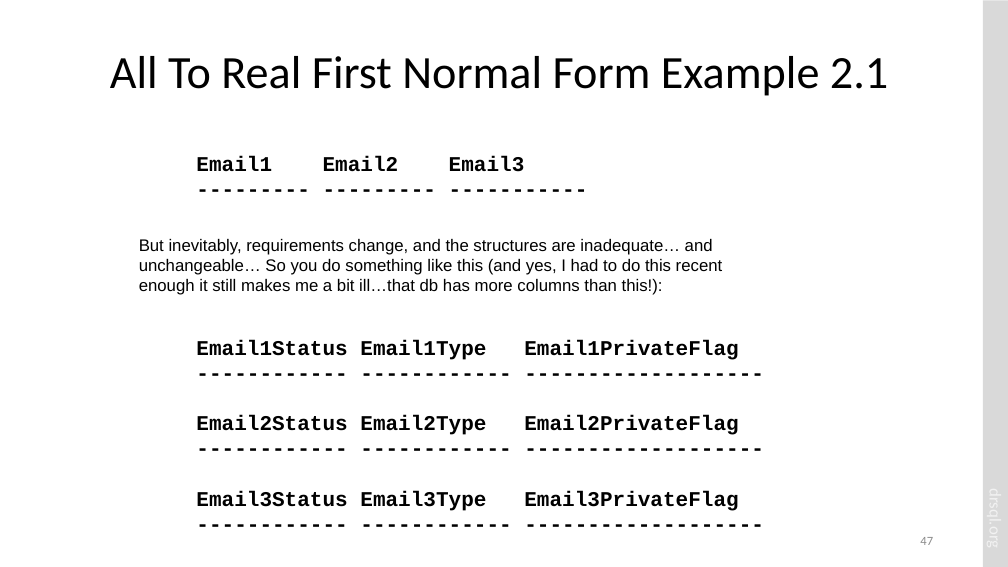
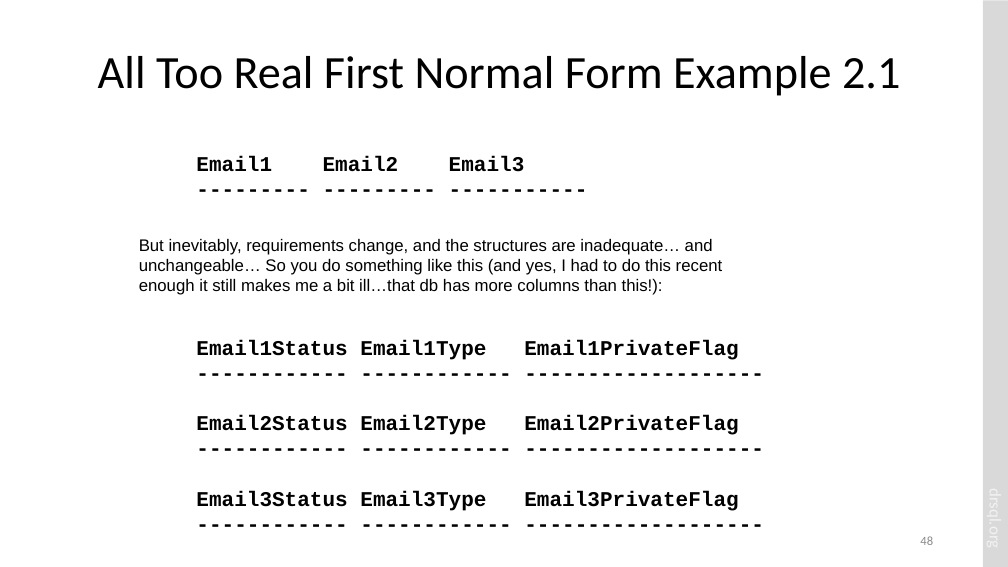
Before and after one commit to drsqlgithub/Presentation-Downloads, a slide deck: slide 48 of Relational Database Design/Relational Database Design.pptx (slide 47 before the commit). Drawn at 1008x567 pixels with LibreOffice and Linux fonts; fonts in the diff are those of the drawing. Boxes give left, top, right and bottom in pixels: in the first picture for what was removed or moved away, otherwise in the second. Text is boxed around its words. In the diff, an @@ line names an element or a change of style, - is before the commit and + after.

```diff
--- a/Relational Database Design/Relational Database Design.pptx
+++ b/Relational Database Design/Relational Database Design.pptx
@@ title at bbox=[98, 56, 900, 96]: text changed @@
-All To Real First Normal Form Example 2.1
+All Too Real First Normal Form Example 2.1
@@ page number at bbox=[920, 536, 933, 545]: text changed @@
-47
+48
```
Also in this commit, not shown: 19 other slides changed, 2 slides added, 1 slide removed.
